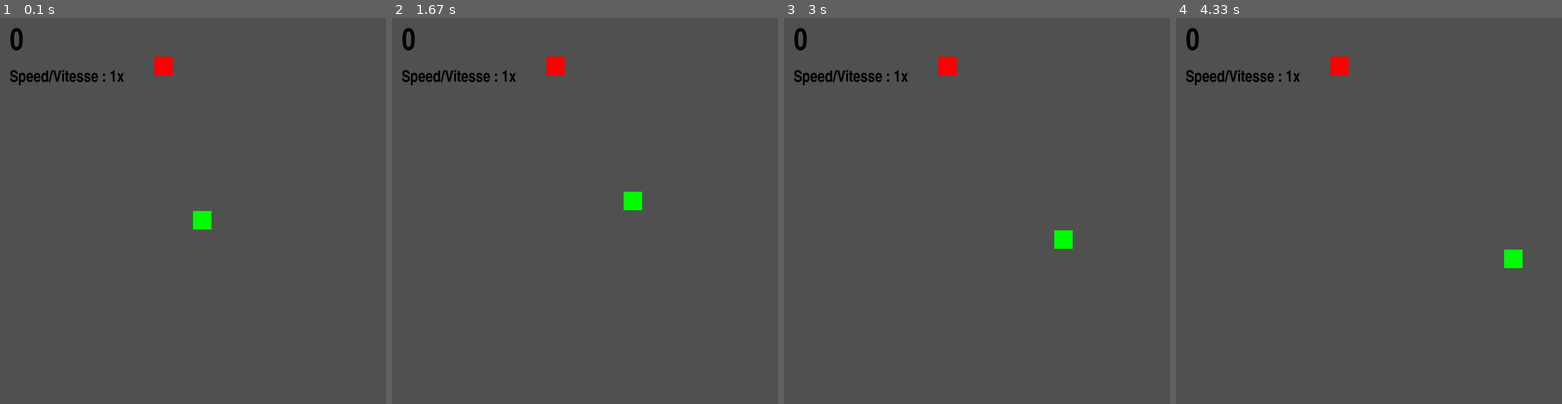
Above: before the commit, frames 1-4 (left to right).
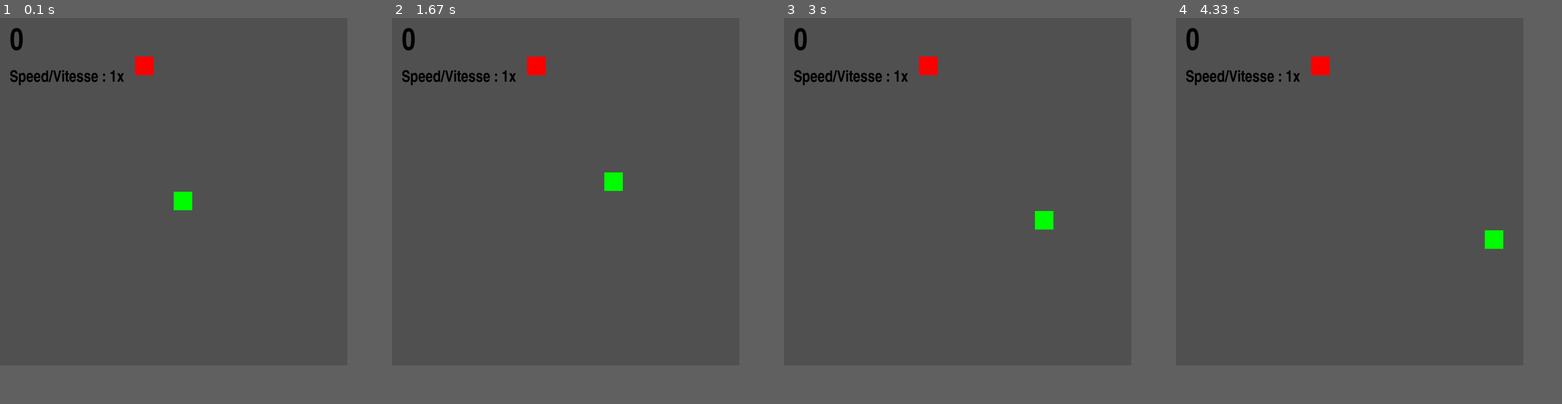
Above: after the commit, the same moments.

Repository: SchArthur/pyGames
Game: pygame game, started from Snake/snake.py
Two runs of this game, one before a commit and one after it. Both use one fixed random seed, a clock stepped at 60 frames per second and the inputs below.
Inputs:
- Up to frame 1 (0.1 s): no input
- Up to frame 2 (1.67 s): tap Z at 0.33 s; hold D 0.67-1.13 s; hold D 1.17-1.63 s
- Up to frame 3 (3 s): hold S 1.67-1.97 s; hold D 2-2.63 s; hold S from 2.67 s (still down)
- Up to frame 4 (4.33 s): release S at 3.03 s; hold D 3.07-3.53 s; hold D 3.57-4.03 s; hold S from 4.07 s (still down)
In our replay, the window is 900x900 before the commit and 810x810 after it. These sizes can differ from the game's own. Grey fills any space a smaller window leaves; there, only what the larger window draws over its background counts as a difference.

The runs differ from the first frame. In frame 1, 1.0% of the frame differs, in the area x 35-55%, y 10-55%; in frame 2, 1.0%; in frame 3, 1.0%; in frame 4, 1.0%.

Commit message:
Creation et suivi de nouveaux dossiers

Diff:
--- a/snake.py
+++ b/Snake/snake.py
@@ -2,7 +2,7 @@
 import random
 
 #setup
-window_size = 1000
+window_size = 900
 tile_size = 50
 
 class jeu_snake:
Binary file added: Pac-Man/sprites/textures.png
Binary file added: Space_Invaders/sprites/textures.png
Not shown, added: Snake/sounds/snake-death.wav
Not shown, added: Snake/sounds/snake-eat.wav
Not shown, added: Snake/sounds/snake-music.mp3
